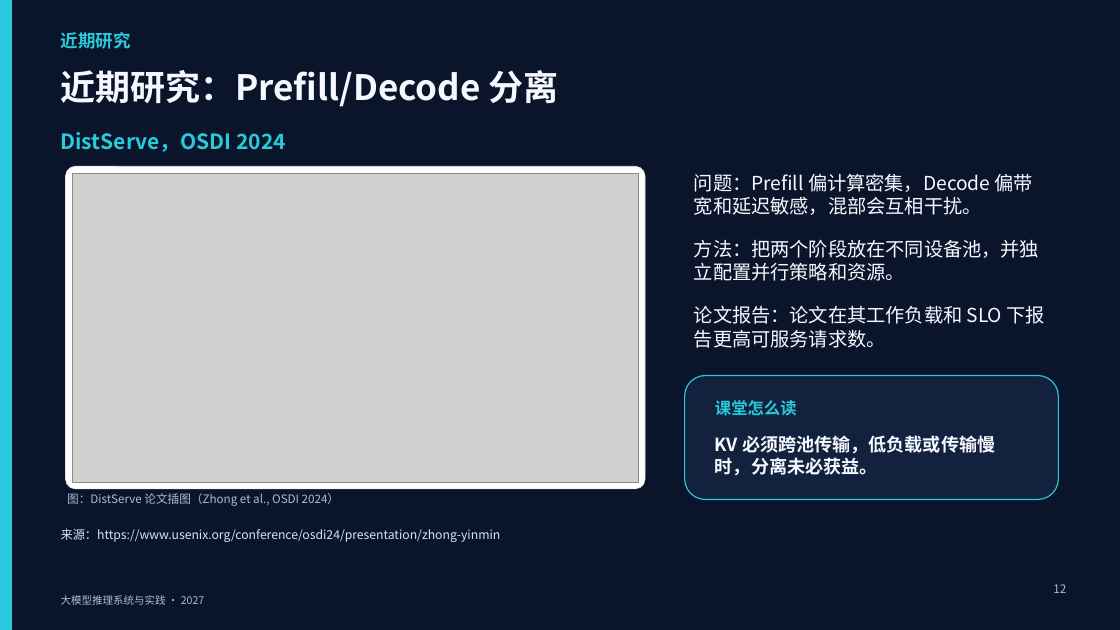
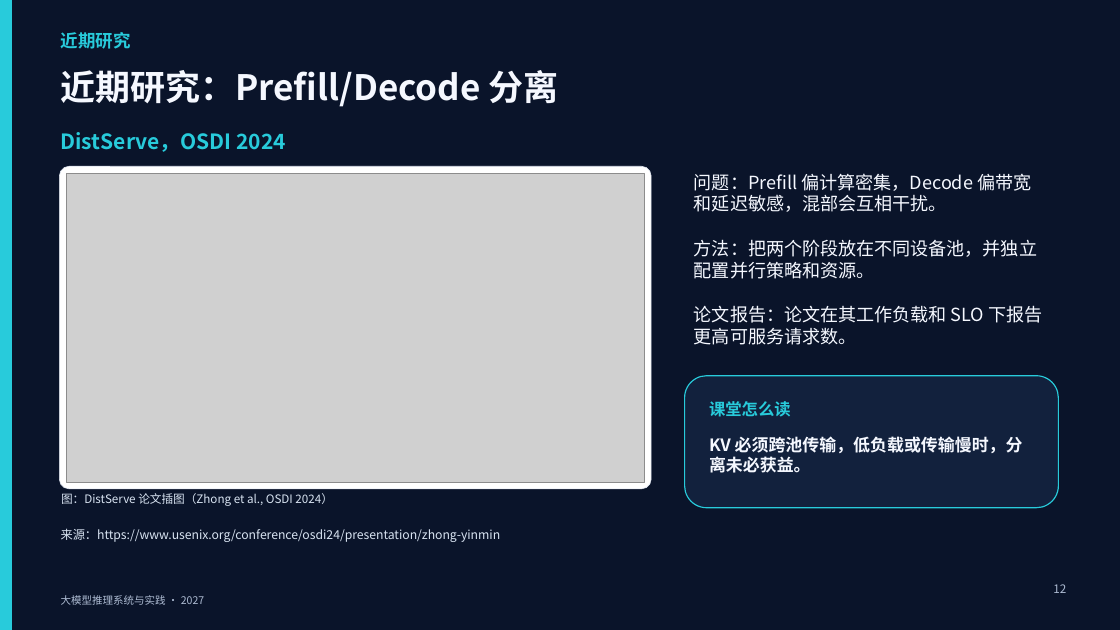
Before and after one commit to vLLM-HUST/intro-to-llm-inference-engines, a slide deck: slide 12 of build/slides/2027/lectures-8-pptx/第05讲_推理系统架构与代码阅读.pptx. Drawn at 1120x630 pixels with LibreOffice and Linux fonts; fonts in the diff are those of the drawing; grey boxes stand for pictures. Boxes give left, top, right and bottom in pixels: in the first picture for what was removed or moved away, otherwise in the second. Text is boxed around its words. In the diff, an @@ line names an element or a change of style, - is before the commit and + after.

```diff
--- a/build/slides/2027/lectures-8-pptx/第05讲_推理系统架构与代码阅读.pptx
+++ b/build/slides/2027/lectures-8-pptx/第05讲_推理系统架构与代码阅读.pptx
@@ rounded rectangle: place and size @@
-rounded rectangle at [66, 166, 645, 489]
+rounded rectangle at [60, 166, 652, 489]
@@ picture: place and size @@
-picture at [72, 173, 639, 482]
+picture at [66, 173, 645, 482]
@@ size 16.5 to 15.5 pt in 3 elements at [694, 173, 1031, 212], [694, 239, 1037, 279], [694, 305, 1042, 345] @@
@@ rounded rectangle: place and size @@
-rounded rectangle at [685, 376, 1059, 500]
+rounded rectangle at [685, 376, 1059, 507]
@@ text "课堂怎么读": place and size @@
-text "课堂怎么读" at [715, 400, 797, 416]
+text "课堂怎么读" at [709, 401, 791, 417]
@@ text "KV 必须跨池传输，低负载或传输慢时，分离未必获益。" at [709, 436, 1023, 473]: size 15.5 to 14.5 pt @@
@@ text "图：DistServe 论文插图（Zhong et al., OSDI ..." at [61, 493, 332, 506]: text colour #AEBCD3 to #D8E3F1 @@
```
Also in this commit, not shown: 10 other slides changed, 5 other files.
